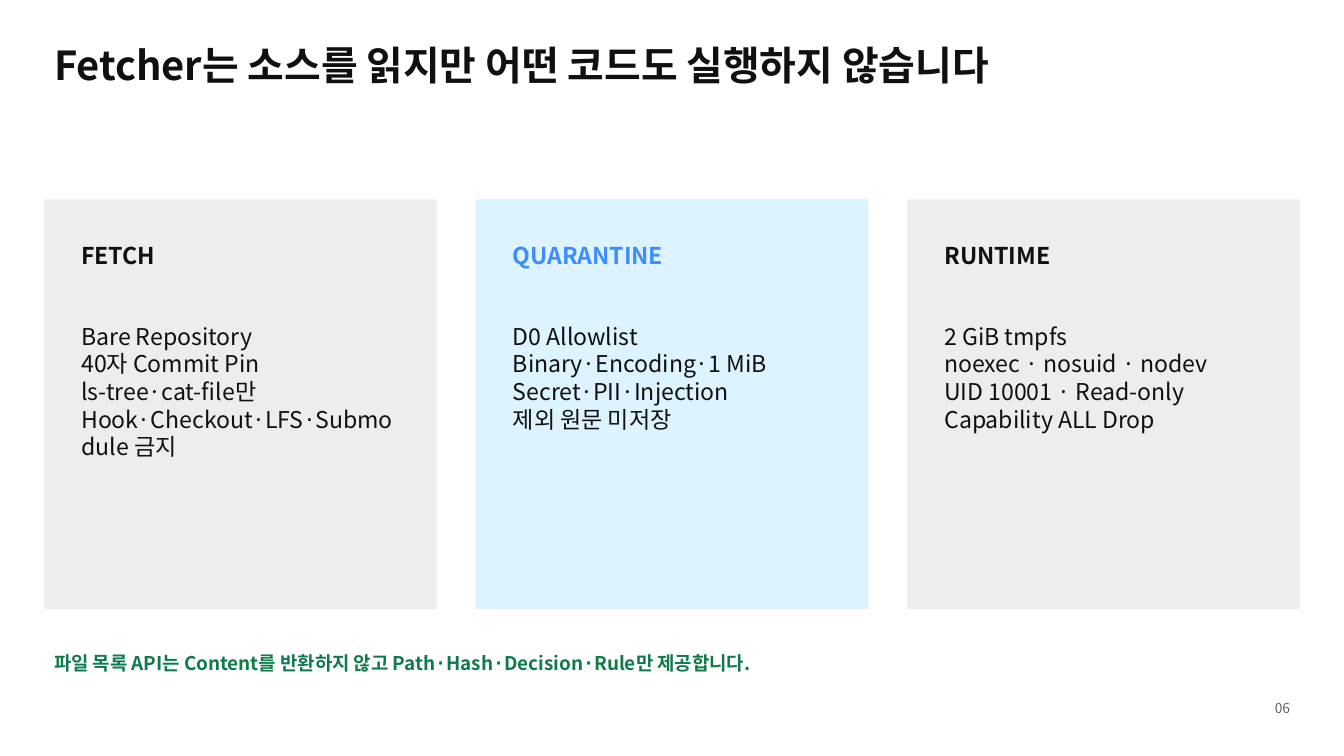
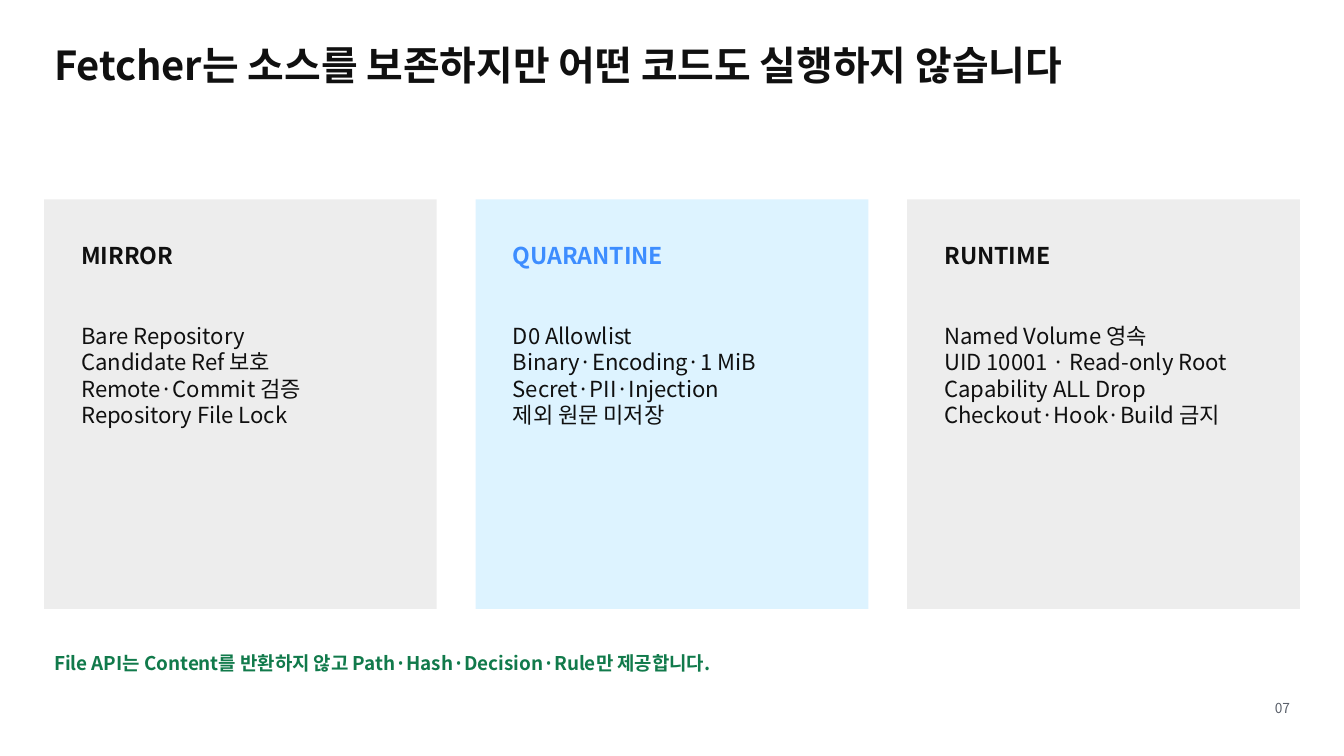
Before and after one commit to ablecloud-team/ablestack-techflow, a slide deck: slide 7 of output/presentation/techflow-source-registry.pptx (slide 6 before the commit). Drawn at 1344x756 pixels with LibreOffice and Linux fonts; fonts in the diff are those of the drawing. Boxes give left, top, right and bottom in pixels: in the first picture for what was removed or moved away, otherwise in the second. Text is boxed around its words. In the diff, an @@ line names an element or a change of style, - is before the commit and + after.

Commit message:
Issue #42 영속 Source Mirror·1TB 운영 기반 보완

```diff
--- a/output/presentation/techflow-source-registry.pptx
+++ b/output/presentation/techflow-source-registry.pptx
@@ text at bbox=[54, 46, 1062, 84]: text changed @@
-Fetcher는 소스를 읽지만 어떤 코드도 실행하지 않습니다
+Fetcher는 소스를 보존하지만 어떤 코드도 실행하지 않습니다
@@ text at bbox=[81, 246, 173, 265]: text changed @@
-FETCH
+MIRROR
@@ text at bbox=[81, 327, 245, 349]: size 16.5 to 15.8 pt in "Bare Repository" @@
@@ text "D0 Allowlist" at bbox=[513, 326, 755, 425]: size 16.5 to 15.8 pt @@
@@ text at bbox=[944, 325, 1227, 375]: text changed; size 16.5 to 15.8 pt @@
-2 GiB tmpfs
-noexec · nosuid · nodev
-UID 10001 · Read-only
+Named Volume 영속
+UID 10001 · Read-only Root
@@ text at bbox=[81, 348, 301, 428]: text changed; size 16.5 to 15.8 pt @@
-40자 Commit Pin
-ls-tree·cat-file만
-Hook·Checkout·LFS·Submodule 금지
+Candidate Ref 보호
+Remote·Commit 검증
+Repository File Lock
@@ text at bbox=[944, 379, 1145, 402]: size 16.5 to 15.8 pt in "Capability ALL Drop" @@
@@ text at bbox=[944, 401, 1220, 425]: paragraph added @@
+Checkout·Hook·Build 금지
@@ text at bbox=[54, 654, 711, 672]: text changed @@
-파일 목록 API는 Content를 반환하지 않고 Path·Hash·Decision·Rule만 제공합니다.
+File API는 Content를 반환하지 않고 Path·Hash·Decision·Rule만 제공합니다.
@@ text at bbox=[1275, 703, 1290, 713]: text changed @@
-06
+07
```
Also in this commit, not shown: 2 other slides changed, 7 slides added, 5 slides removed, 41 other files.
